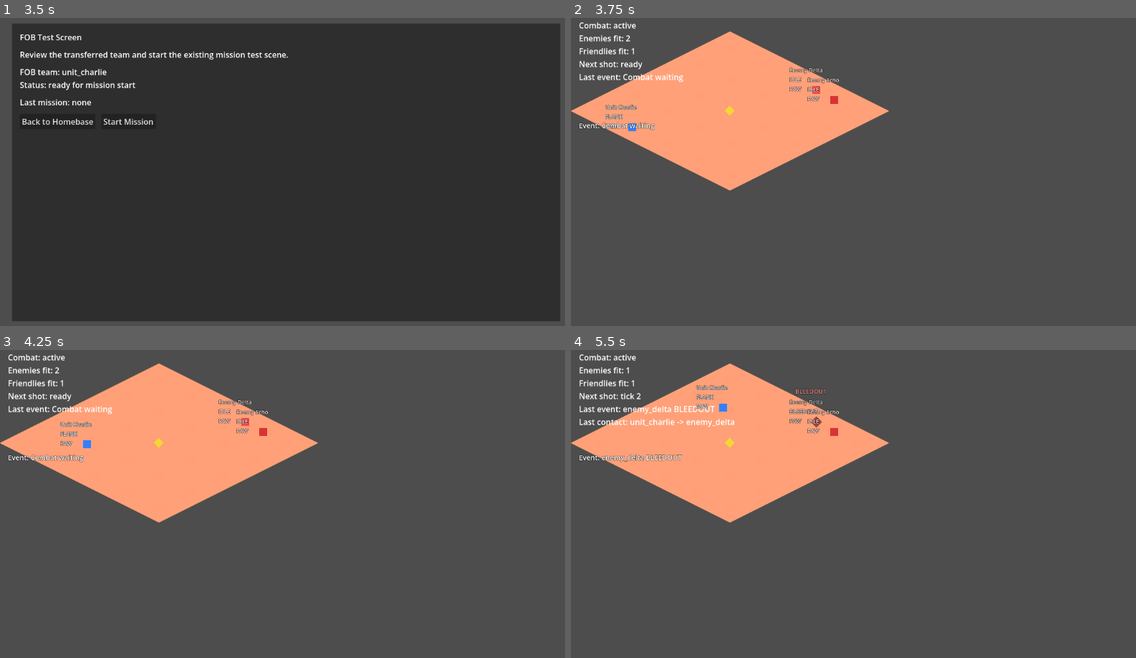
Above: before the commit, frames 1-4 (two rows, left to right).
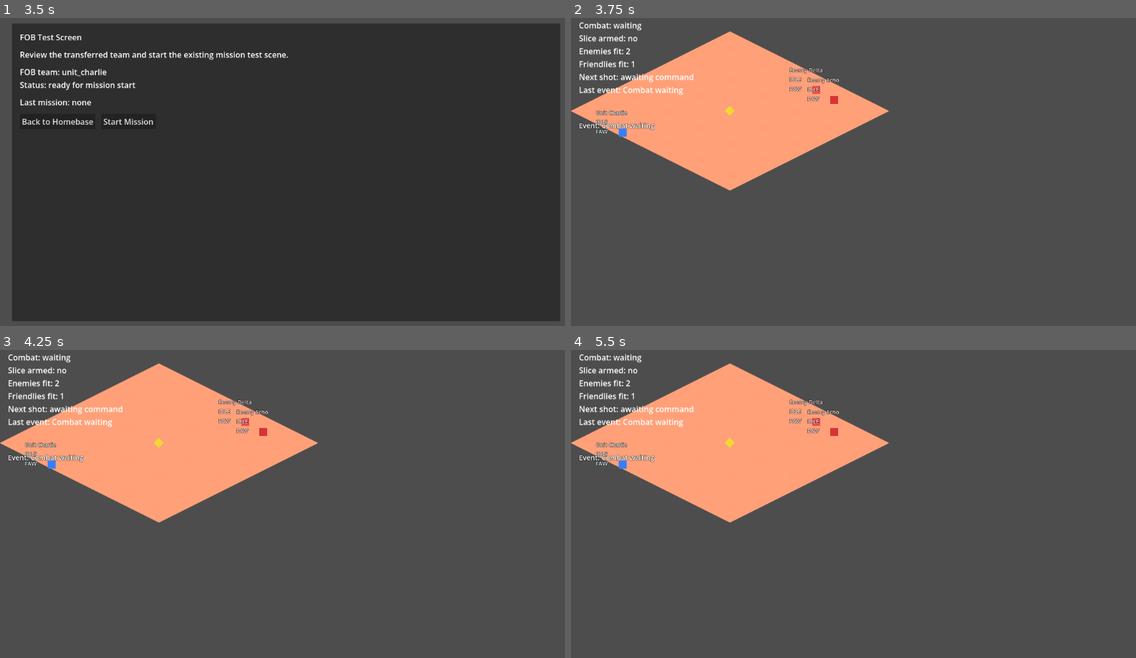
Above: after the commit, the same moments.

Repository: 0klabauta0-jpg/Sternenbuergerchen
Game: Godot game, scene res://scenes/meta/meta_layer_test.tscn
The game is run twice, just before and just after one commit, with the same random seed, the same clock (stepped at 60 frames per second) and the same inputs.
Inputs:
- Up to frame 1 (3.5 s): click "Unit Alpha (unit_alpha / team…" at 0.5 s; click "Unit Bravo (unit_bravo / team…" at 1.25 s; click "Unit Charlie (unit_charlie / …" at 2 s; click "Transfer Team to FOB" at 2.75 s
- Up to frame 2 (3.75 s): click "Start Mission" at 3.5 s
- Up to frame 3 (4.25 s): no input
- Up to frame 4 (5.5 s): no input

Frame 1 is identical in both runs. In frame 2, 1.2% of the frame differs, in the area x 1-22%, y 1-39%; in frame 3, 1.2%; in frame 4, 1.7%, in the area x 1-46%, y 1-39%.

Commit message:
Neutralize tactical slice start state

Diff:
--- a/scenes/tests/mission_reactivity_test.tscn
+++ b/scenes/tests/mission_reactivity_test.tscn
@@ -117,6 +117,7 @@
 
 [node name="DefendFlowDriver" type="Node" parent="."]
 script = ExtResource("9_flow")
+auto_run_on_ready = false
 commander_command_type = "defend"
 runtime_leader_path = NodePath("../RuntimeLeader")
 event_router_path = NodePath("../EventRouter")
@@ -126,6 +127,7 @@
 
 [node name="MoveFlowDriver" type="Node" parent="."]
 script = ExtResource("9_flow")
+auto_run_on_ready = false
 commander_command_type = "move"
 unit_id = "unit_bravo"
 runtime_leader_path = NodePath("../RuntimeLeader")
@@ -136,6 +138,7 @@
 
 [node name="FlankFlowDriver" type="Node" parent="."]
 script = ExtResource("9_flow")
+auto_run_on_ready = false
 commander_command_type = "flank"
 unit_id = "unit_charlie"
 runtime_leader_path = NodePath("../RuntimeLeader")
@@ -146,6 +149,7 @@
 
 [node name="CombatLoopDriver" type="Node" parent="."]
 script = ExtResource("10_combat")
+runtime_leader_path = NodePath("../RuntimeLeader")
 contact_range = 220.0
 simulation_root_path = NodePath("../SimulationRoot")
 status_label_path = NodePath("../StatusLabel")
--- a/scripts/tests/mission_combat_loop_driver.gd
+++ b/scripts/tests/mission_combat_loop_driver.gd
@@ -14,6 +14,8 @@
 @export var base_hit_chance: float = 0.45
 @export var base_damage_multiplier: float = 1.0
 @export var ticks_between_attacks: int = 10
+@export var slice_starts_armed: bool = false
+@export var runtime_leader_path: NodePath
 @export var simulation_root_path: NodePath
 @export var status_label_path: NodePath
 @export var friendly_unit_paths: Array[NodePath] = []
@@ -30,6 +32,7 @@
 var _contact_line: Line2D = null
 var _event_label: Label = null
 var _winner_label: Label = null
+var _slice_armed: bool = false
 
 
 func _ready() -> void:
@@ -38,11 +41,17 @@
 		push_warning("MissionCombatLoopDriver requires a direct SimulationRoot reference.")
 		return
 
+	_slice_armed = slice_starts_armed
 	_connect_unit_signals()
 	call_deferred("_finish_readability_setup")
 
 	if not simulation_root.tick_processed.is_connected(_on_tick_processed):
 		simulation_root.tick_processed.connect(_on_tick_processed)
+
+	var runtime_leader = get_node_or_null(runtime_leader_path)
+	if runtime_leader != null and runtime_leader.has_signal("command_issued"):
+		if not runtime_leader.command_issued.is_connected(_on_runtime_leader_command_issued):
+			runtime_leader.command_issued.connect(_on_runtime_leader_command_issued)
 
 	_update_status_label("waiting")
 
@@ -63,6 +72,11 @@
 	_current_tick = tick
 	if _combat_finished:
 		_update_status_label("resolved")
+		return
+
+	if not _slice_armed:
+		_clear_contact_visuals()
+		_update_status_label("waiting")
 		return
 
 	var simulation_root = get_node_or_null(simulation_root_path)
@@ -261,6 +275,7 @@
 func _build_status_text(state_name: String) -> String:
 	var lines: PackedStringArray = []
 	lines.append("Combat: %s" % state_name)
+	lines.append("Slice armed: %s" % _build_slice_arm_text())
 
 	if _combat_finished and not _winning_team_id.is_empty():
 		lines.append("Winner: %s" % _winning_team_id)
@@ -481,10 +496,28 @@
 
 
 func _build_attack_readiness_text() -> String:
+	if not _slice_armed:
+		return "awaiting command"
+
 	if _current_tick >= _next_attack_tick:
 		return "ready"
 
 	return "tick %d" % (_next_attack_tick - _current_tick)
+
+
+func _build_slice_arm_text() -> String:
+	if _slice_armed:
+		return "yes"
+
+	return "no"
+
+
+func _on_runtime_leader_command_issued(_order: Dictionary) -> void:
+	if _slice_armed:
+		return
+
+	_slice_armed = true
+	_set_event_text("SLICE ARMED")
 
 
 func _finish_readability_setup() -> void:
Not shown, changed: docs/IMPLEMENTATION_STATUS.md
